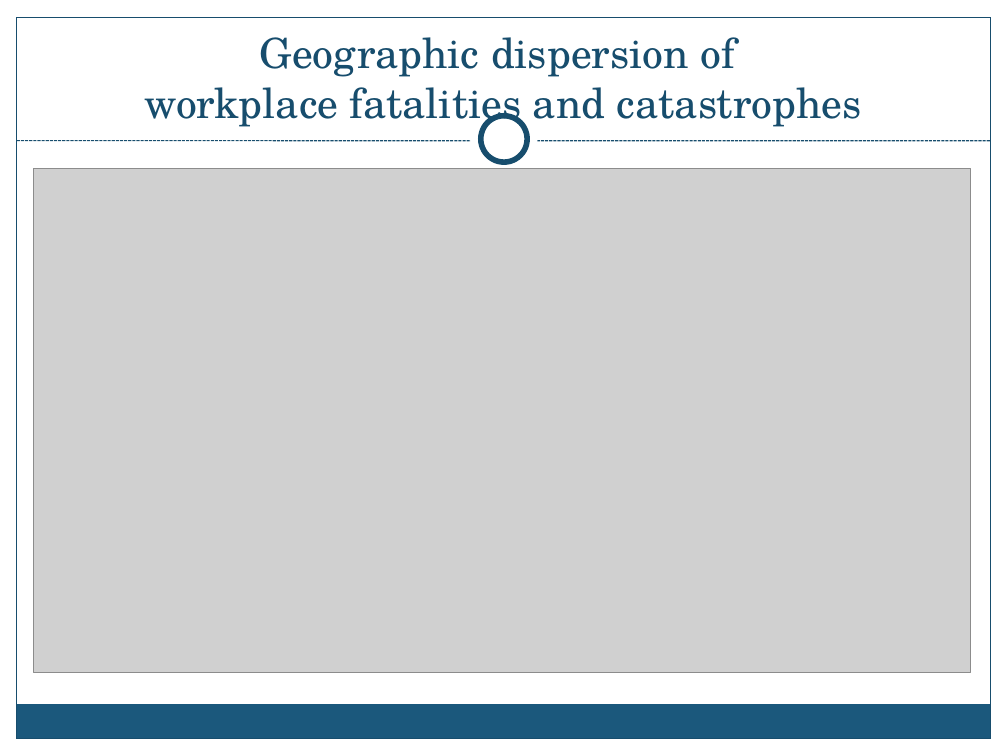
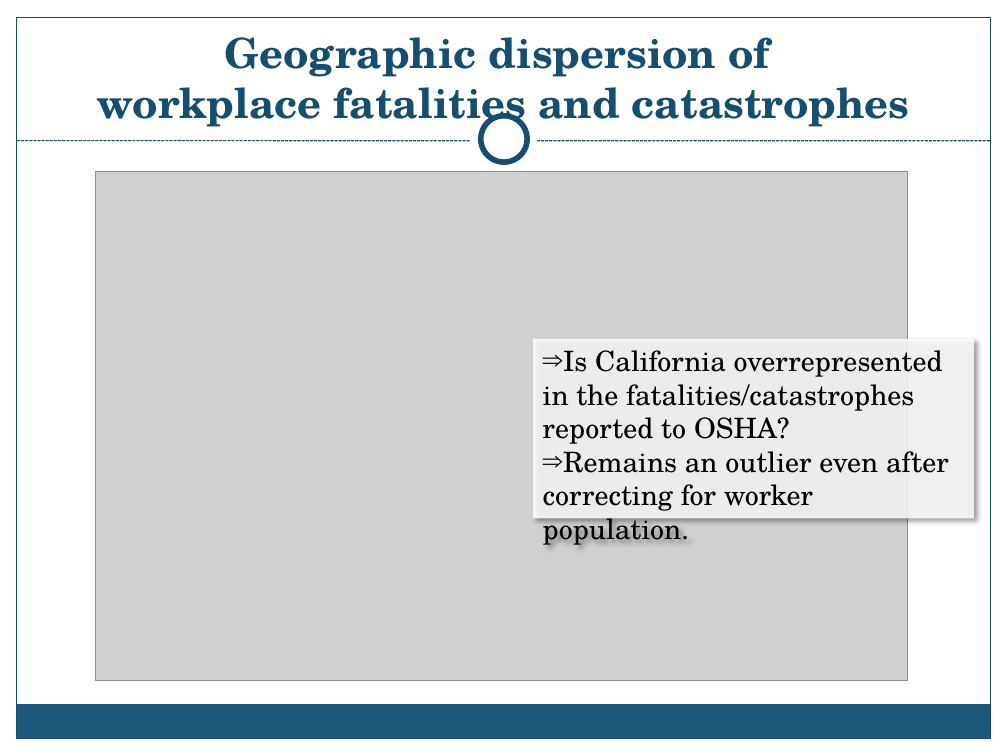
Before and after one commit to OSHADataDoor/OshaScrapy, a slide deck: slide 10 of presentation/DIDCtalk.pptx (slide 9 before the commit). Drawn at 1008x756 pixels with LibreOffice and Linux fonts; fonts in the diff are those of the drawing; grey boxes stand for pictures; background and template pictures are left out. Boxes give left, top, right and bottom in pixels: in the first picture for what was removed or moved away, otherwise in the second. Text is boxed around its words. In the diff, an @@ line names an element or a change of style, - is before the commit and + after.

```diff
--- a/presentation/DIDCtalk.pptx
+++ b/presentation/DIDCtalk.pptx
@@ title "Geographic dispersion of workplace fatalities ..." at (97,37,910,131): bold on @@
@@ picture: place and size @@
-picture at (33,168,971,672)
+picture at (96,171,907,680)
@@ rectangle added at (533,339,975,518), fill #FFFFFF at 85% opacity, 20 pt, text #000000 @@
+⇒ Is California overrepresented in the fatalities/catastrophes reported to OSHA?
+⇒ Remains an outlier even after correcting for worker population.
```
Also in this commit, not shown: 8 other slides changed, 3 slides added, 2 slides removed, 1 other file.
